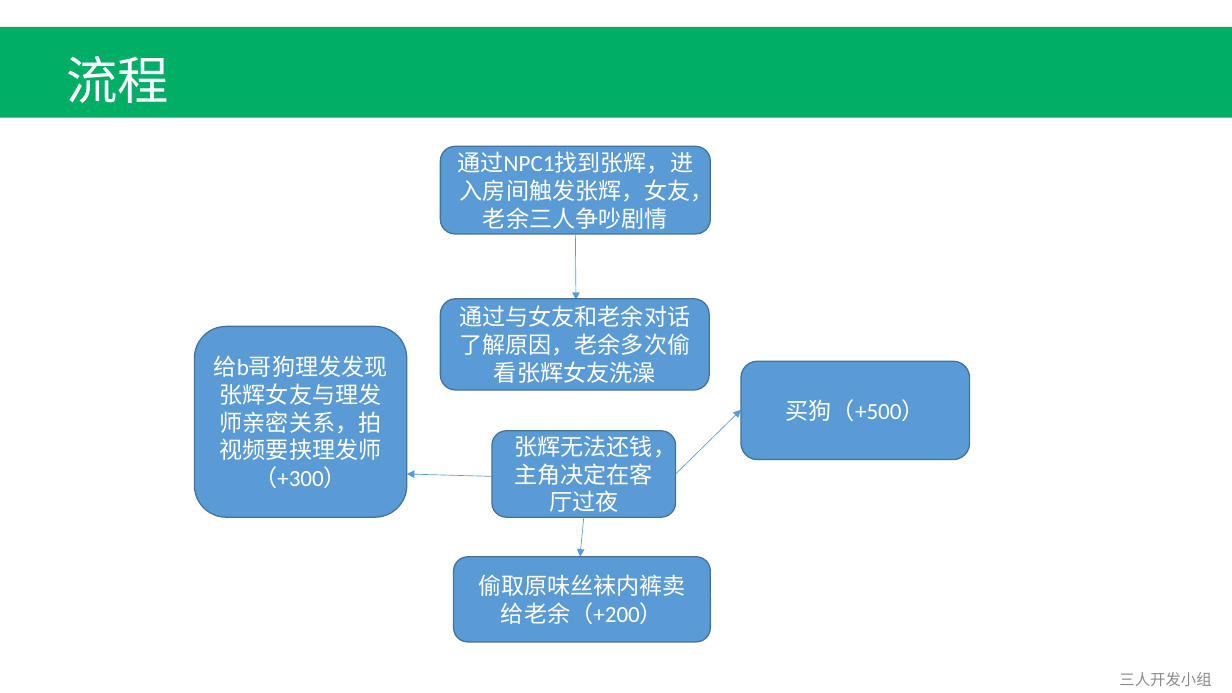
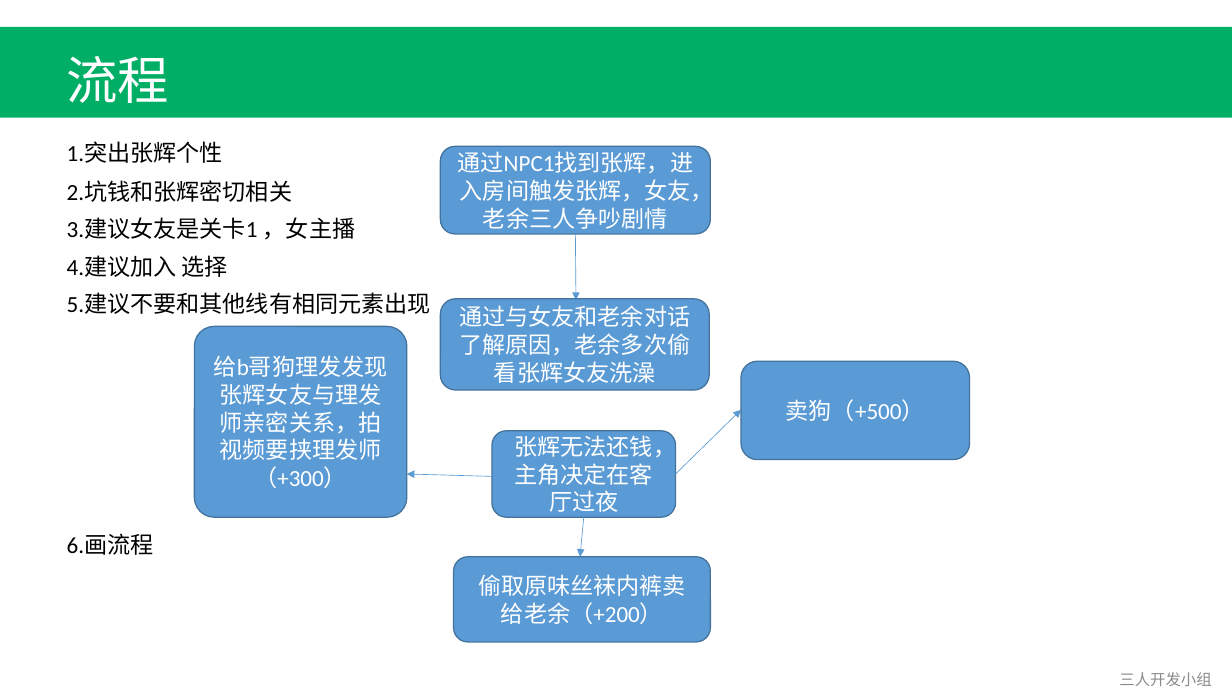
Before and after one commit to Fordebt/Give-me-my-money, a slide deck: slide 3 of 关卡2-沈永良.pptx. Drawn at 1232x693 pixels with LibreOffice and Linux fonts; fonts in the diff are those of the drawing. Boxes give left, top, right and bottom in pixels: in the first picture for what was removed or moved away, otherwise in the second. Text is boxed around its words. In the diff, an @@ line names an element or a change of style, - is before the commit and + after.

```diff
--- a/关卡2-沈永良.pptx
+++ b/关卡2-沈永良.pptx
@@ text added at [67,142,223,163], 18 pt, text #000000 @@
+1.突出张辉个性
@@ text added at [67,180,292,202], 18 pt, text #000000 @@
+2.坑钱和张辉密切相关
@@ text added at [67,217,355,240], 18 pt, text #000000 @@
+3.建议女友是关卡1 ，女主播
@@ text added at [67,255,228,277], 18 pt, text #000000 @@
+4.建议加入 选择
@@ text added at [67,292,431,314], 18 pt, text #000000 @@
+5.建议不要和其他线有相同元素出现
@@ rounded rectangle "给b哥狗理发发现张辉女友与理发师亲密关系，拍视频要挟理发师（+300）" at [194,326,407,517]: proportions changed @@
@@ text in rounded rectangle at [786,399,925,421]: text changed @@
-买狗（+500）
+卖狗（+500）
@@ text added at [67,533,154,555], 18 pt, text #000000 @@
+6.画流程
```
Also in this commit, not shown: 1 other slide changed, 1 slide removed, 3 other files.
